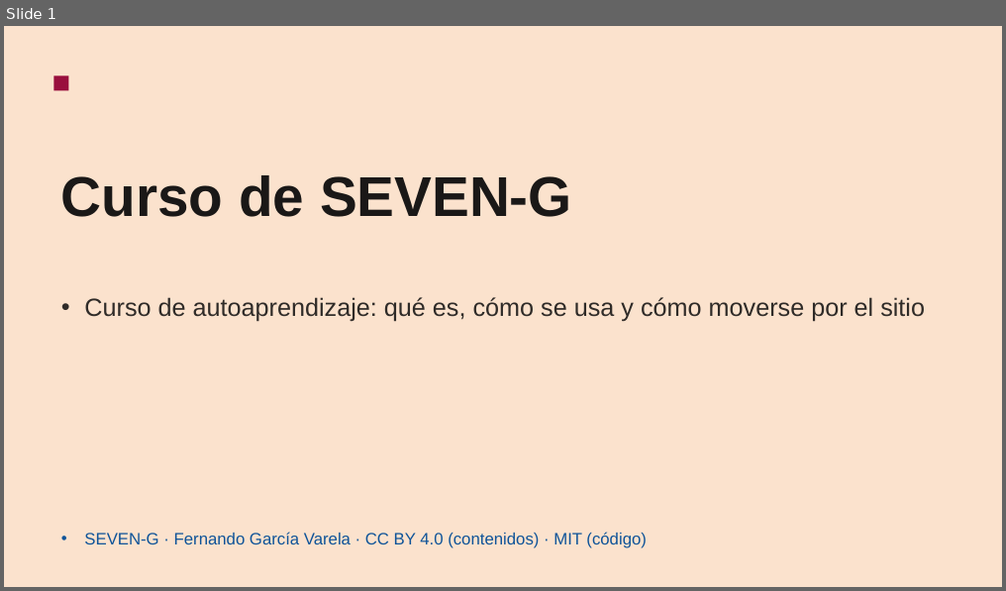
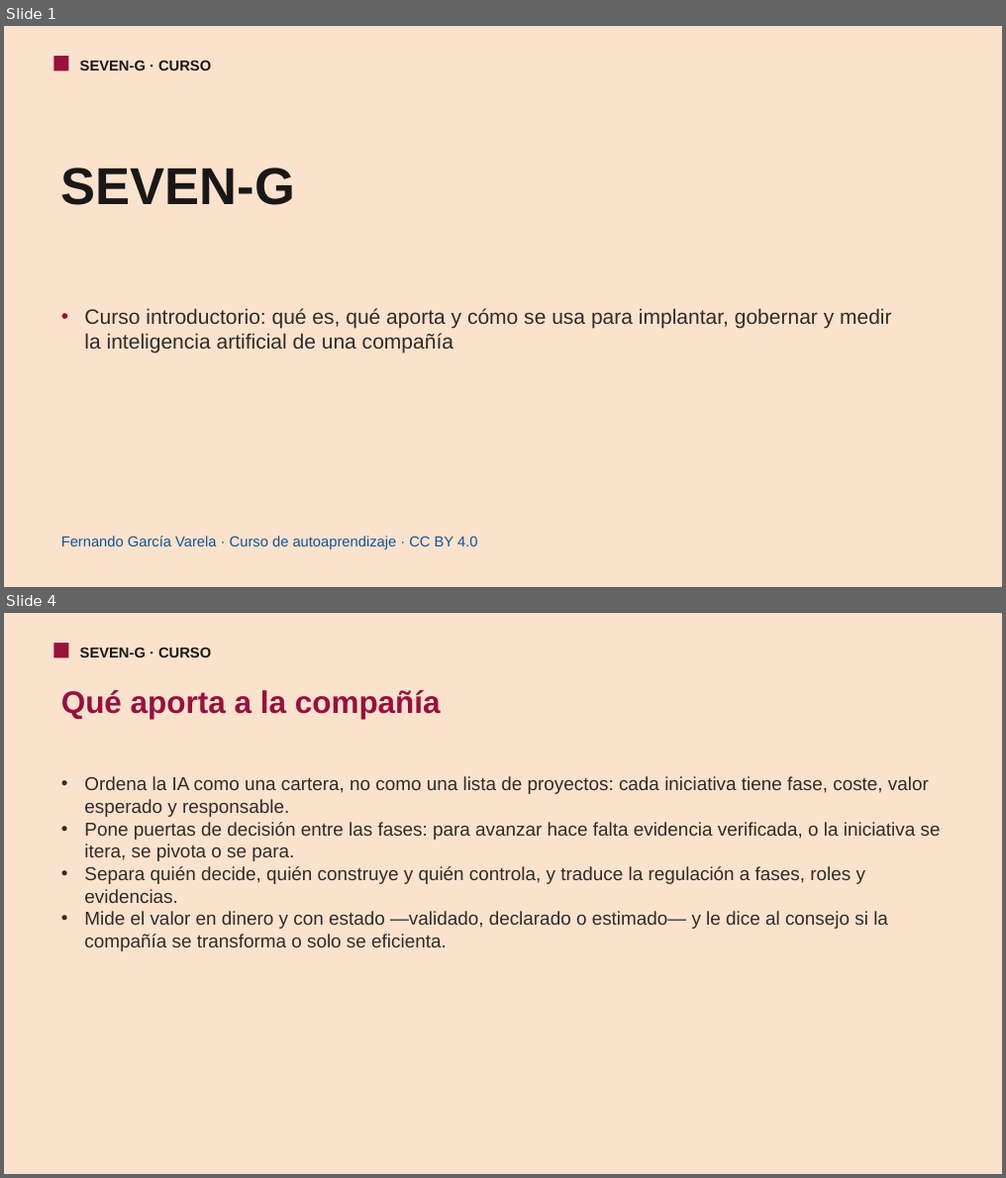
Before and after one commit to seachad/AI_CONSULTING, a slide deck: SEVEN-G/pptx/es/SEVEN-G_Curso.pptx. Shown one above the other, each under a label of ours: slide 1 before the commit, slides 1 and 4 after it; the slides between them are not shown. The pictures are 1006x591 and 1006x1178 pixels, drawn with LibreOffice and Linux fonts; fonts in the diff are those of the drawing. Boxes give left, top, right and bottom in pixels: in the first picture for what was removed or moved away, otherwise in the second. Text is boxed around its words. In the diff, an @@ line names an element or a change of style, - is before the commit and + after.

```diff
--- a/SEVEN-G/pptx/es/SEVEN-G_Curso.pptx
+++ b/SEVEN-G/pptx/es/SEVEN-G_Curso.pptx
@@ slide 4 added at (4, 613, 1002, 1174), background #FBE2CD @@
@@ rectangle added at (54, 643, 69, 658), fill #990F3D @@
@@ text added at (80, 647, 211, 658), 14 pt, text #1A1817, bold @@
+SEVEN-G · CURSO
@@ text added at (61, 690, 441, 719), 30 pt, text #990F3D, bold @@
+Qué aporta a la compañía
@@ text added at (84, 776, 941, 952), 18 pt, text #2F2B28 @@
+• Ordena la IA como una cartera, no como una lista de proyectos: cada iniciativa tiene fase, coste, valor esperado y responsable.
+• Pone puertas de decisión entre las fases: para avanzar hace falta evidencia verificada, o la iniciativa se itera, se pivota o se para.
+• Separa quién decide, quién construye y quién controla, y traduce la regulación a fases, roles y evidencias.
+• Mide el valor en dinero y con estado —validado, declarado o estimado— y le dice al consejo si la compañía se transforma o solo se eficienta.
@@ slide 1 changed as well @@
@@ rectangle: place and size @@
-rectangle at (54, 76, 69, 91)
+rectangle at (54, 56, 69, 71)
@@ text added at (80, 60, 211, 71), 14 pt, text #1A1817, bold @@
+SEVEN-G · CURSO
@@ text at (61, 168, 295, 205): text changed; size 54 to 50 pt @@
-Curso de SEVEN-G
+SEVEN-G
@@ text at (84, 308, 892, 354): text changed; size 24 to 20 pt @@
-• Curso de autoaprendizaje: qué es, cómo se usa y cómo moverse por el sitio
+• Curso introductorio: qué es, qué aporta y cómo se usa para implantar, gobernar y medir la inteligencia artificial de una compañía
@@ text at (61, 536, 477, 550): text changed; size 16 to 14 pt @@
-• SEVEN-G · Fernando García Varela · CC BY 4.0 (contenidos) · MIT (código)
+Fernando García Varela · Curso de autoaprendizaje · CC BY 4.0
```
Also in this commit, not shown: 15 other slides added, 11 slides removed, 2 other files.
